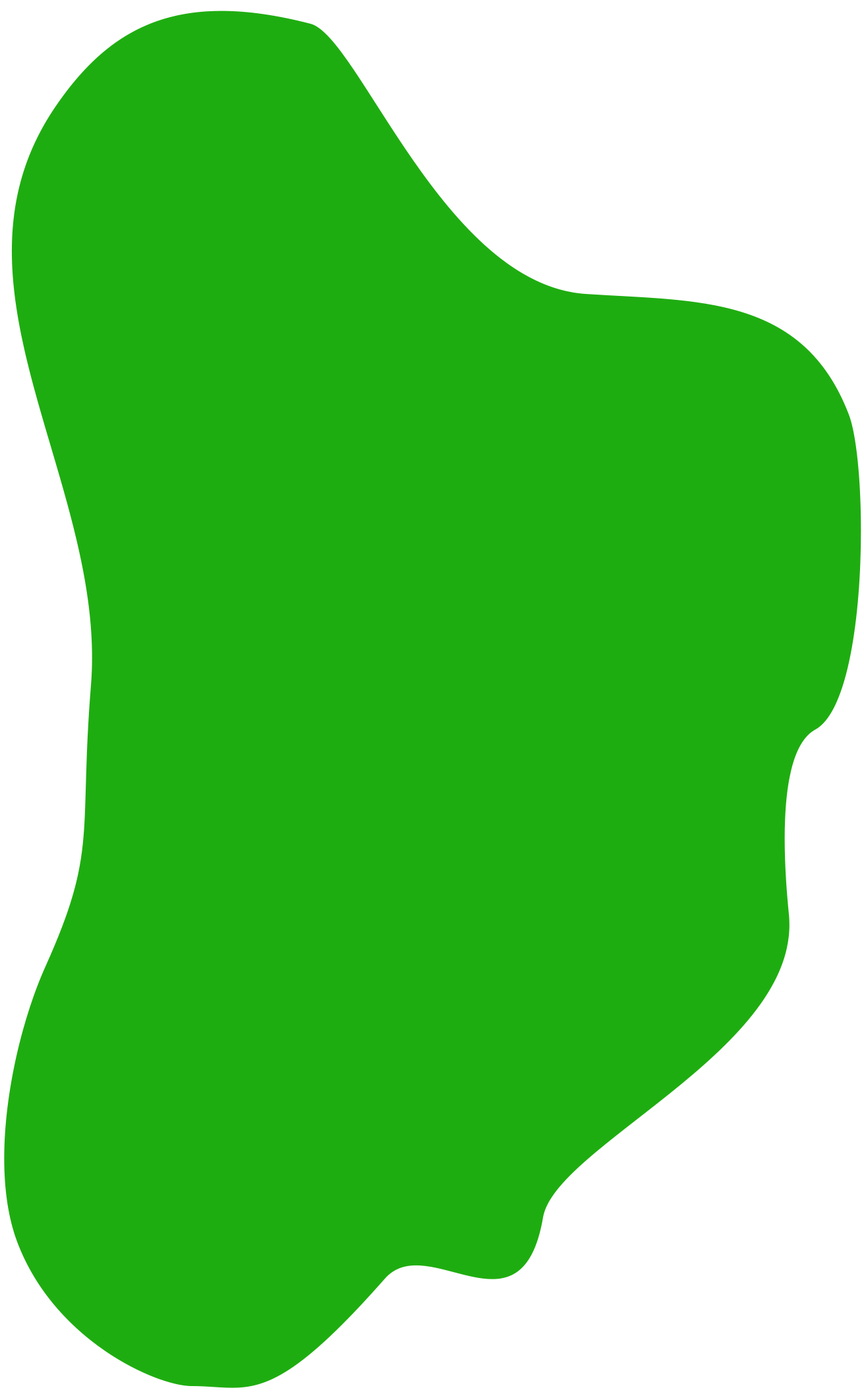
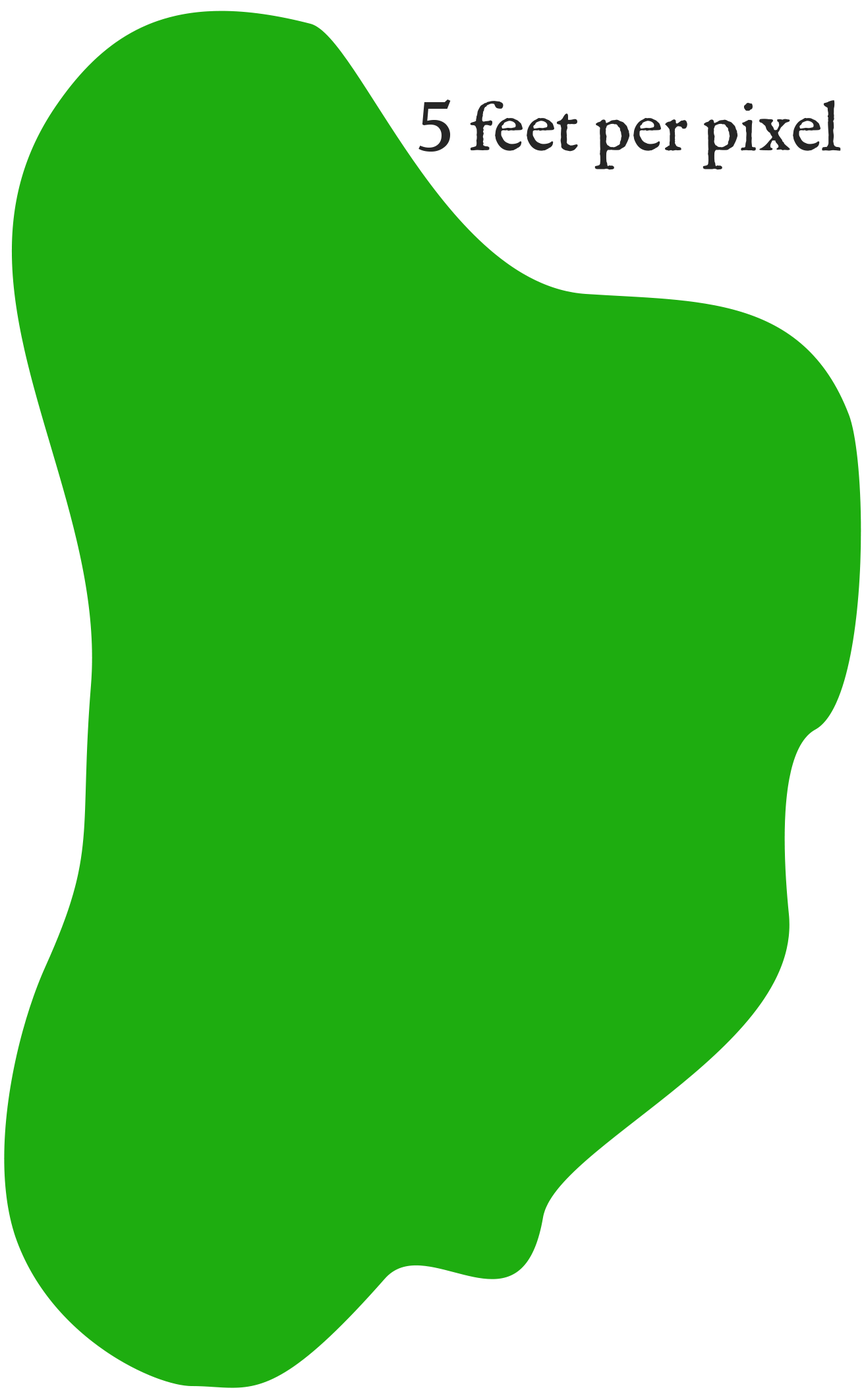
Layered file, before and after one edit (864x1392). Changes by layer:
added layer "5 feet per pixel" above "Ellipse 1" over box(418, 99, 842, 171)
